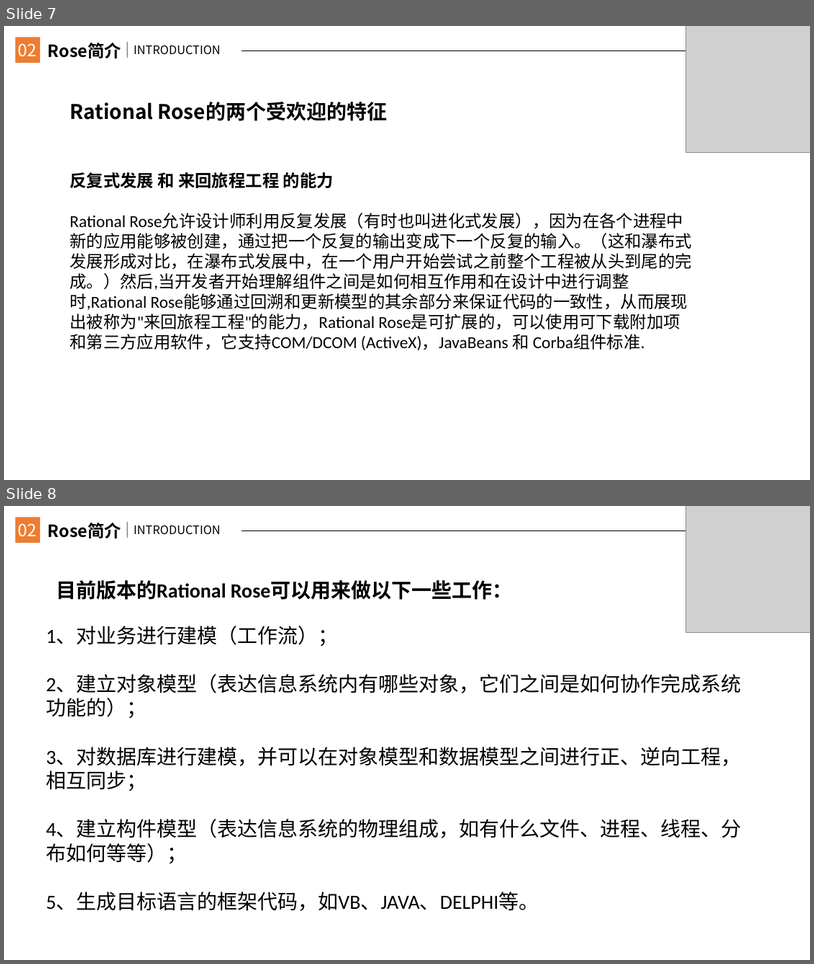
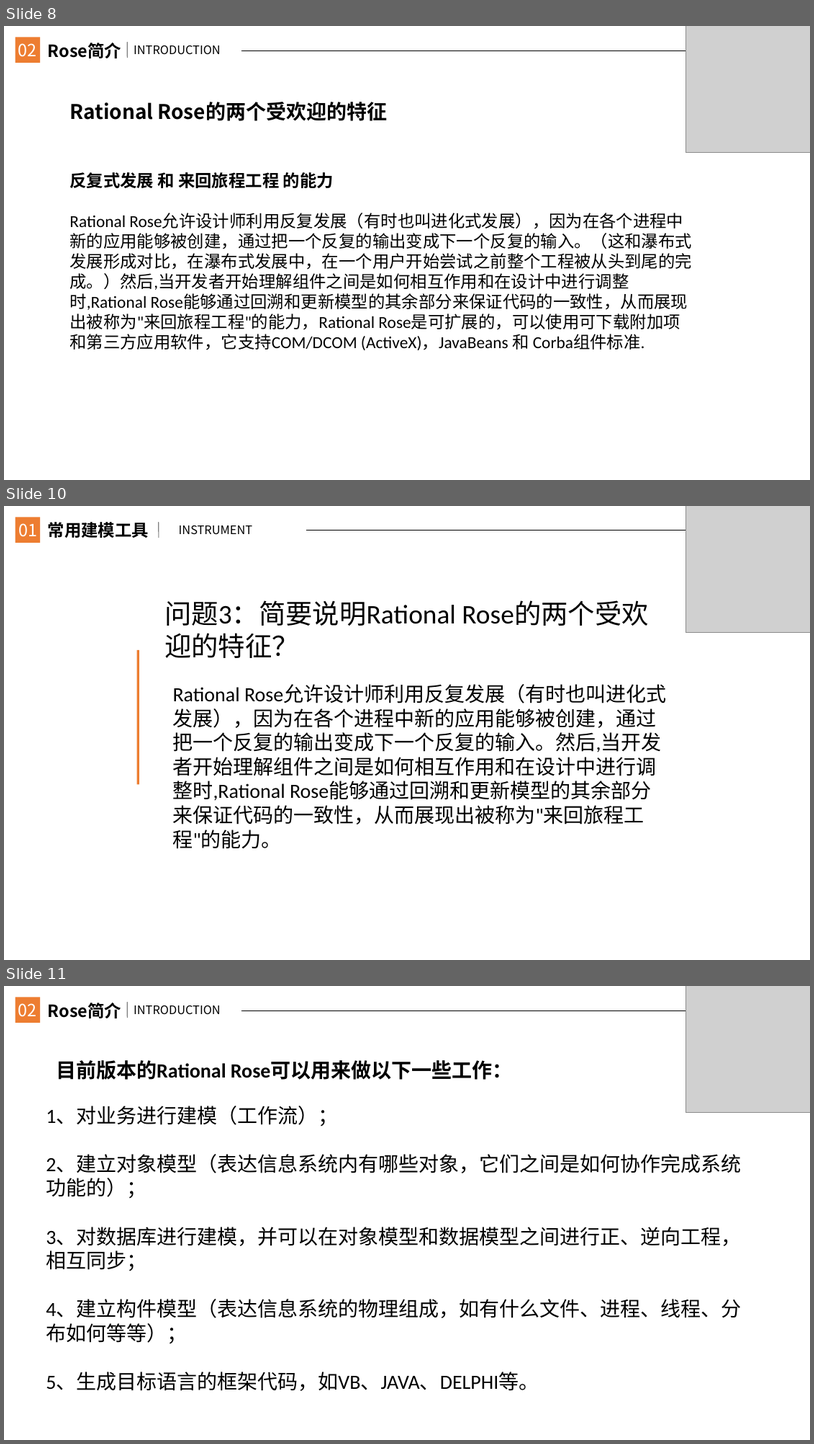
Before and after one commit to JanHonan/store, a slide deck: G2/软件工程系列课程教学辅助网站/非受控文档/楼静靓/PRD2017-G2-UML工具Rose课堂PPT.pptx. Shown one above the other, each under a label of ours: slides 7 and 8 before the commit, slides 8, 10 and 11 after it; the slides between them are not shown. The pictures are 814x964 and 814x1444 pixels, drawn with LibreOffice and Linux fonts; fonts in the diff are those of the drawing; grey boxes stand for pictures. Boxes give left, top, right and bottom in pixels: in the first picture for what was removed or moved away, otherwise in the second. Text is boxed around its words. In the diff, an @@ line names an element or a change of style, - is before the commit and + after.

```diff
--- a/G2/软件工程系列课程教学辅助网站/非受控文档/楼静靓/PRD2017-G2-UML工具Rose课堂PPT.pptx
+++ b/G2/软件工程系列课程教学辅助网站/非受控文档/楼静靓/PRD2017-G2-UML工具Rose课堂PPT.pptx
@@ slide 10 added at (4,506,810,960), background #FFFFFF @@
@@ rectangle added at (16,517,40,542), fill #ED7D31 @@
@@ text added at (19,523,38,537), 20 pt, text #FFFFFF @@
+01
@@ text added at (48,522,149,538), 20 pt, text #000000, bold @@
+常用建模工具
@@ line added from (159, 523) to (159, 538), #000000 1 pt @@
@@ text added at (179,525,253,535), 14 pt, text #000000 @@
+INSTRUMENT
@@ picture added at (687,506,810,633) @@
@@ line added from (306, 530) to (810, 530), #000000 0.5 pt @@
@@ text added at (165,600,456,626), 32 pt, text #000000 @@
+问题3：简要说明Rational Rose的两个受欢迎的特征？
@@ rectangle added at (137,650,139,784), fill #ED7D31 @@
@@ text added at (173,685,666,849), 24 pt, text #000000 @@
+Rational Rose允许设计师利用反复发展（有时也叫进化式发展），因为在各个进程中新的应用能够被创建，通过把一个反复的输出变成下一个反复的输入。然后,当开发者开始理解组件之间是如何相互作用和在设计中进行调整时,Rational Rose能够通过回溯和更新模型的其余部分来保证代码的一致性，从而展现出被称为"来回旅程工程"的能力。
@@ what was slide 7 is now slide 8 @@
@@ what was slide 8 is now slide 11 @@
```
Also in this commit, not shown: 2 other slides added.
